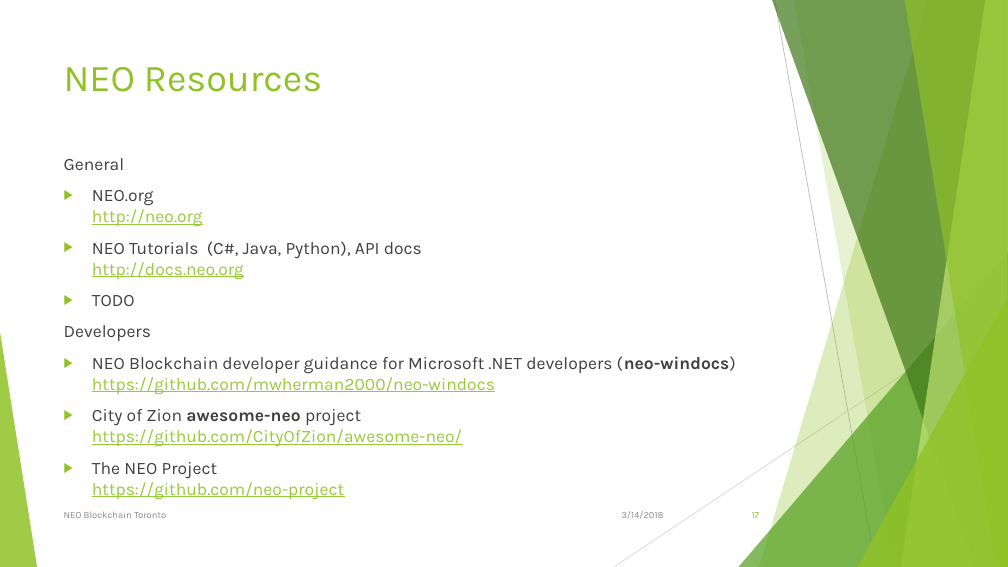
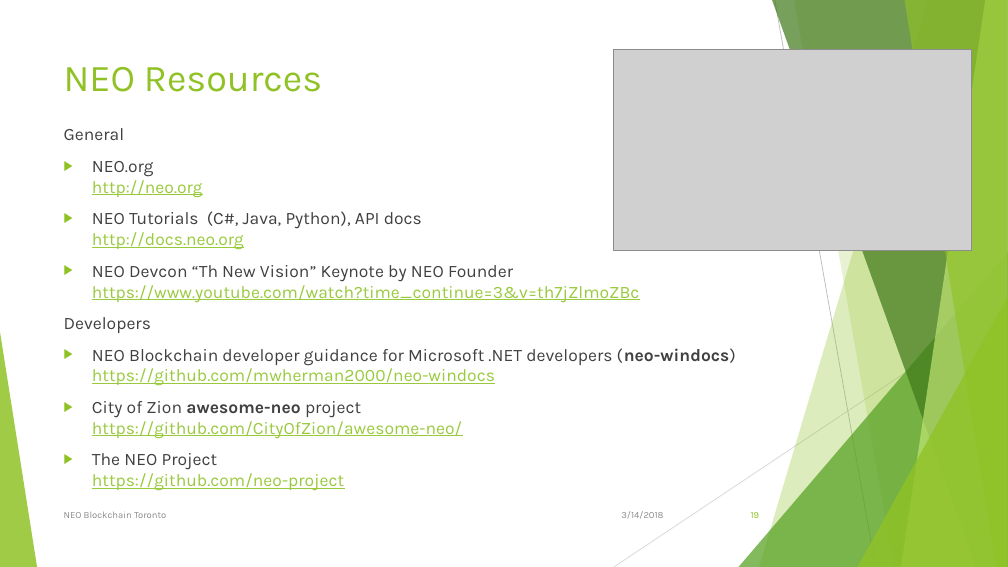
Before and after one commit to mwherman2000/neo-windocs, a slide deck: slide 19 of events/2018-neo-blockchain-toronto/NEO Blockchain-Toronto-20180314 Meetup.pptx (slide 17 before the commit). Drawn at 1008x567 pixels with LibreOffice and Linux fonts; fonts in the diff are those of the drawing; grey boxes stand for pictures. Boxes give left, top, right and bottom in pixels: in the first picture for what was removed or moved away, otherwise in the second. Text is boxed around its words. In the diff, an @@ line names an element or a change of style, - is before the commit and + after.

```diff
--- a/events/2018-neo-blockchain-toronto/NEO Blockchain-Toronto-20180314 Meetup.pptx
+++ b/events/2018-neo-blockchain-toronto/NEO Blockchain-Toronto-20180314 Meetup.pptx
@@ picture added at [614, 49, 972, 250] @@
@@ text "General": place and size @@
-text "General" at [64, 158, 736, 500]
+text "General" at [64, 128, 736, 491]
@@ text at [92, 265, 640, 303]: text changed; text colour #404040 to #99CA3C @@
-▶ TODO
+▶ NEO Devcon “Th New Vision” Keynote by NEO Founder
+  https://www.youtube.com/watch?time_continue=3&v=th7jZlmoZBc
```
Also in this commit, not shown: 2 other slides changed, 5 slides added, 7 other files.
